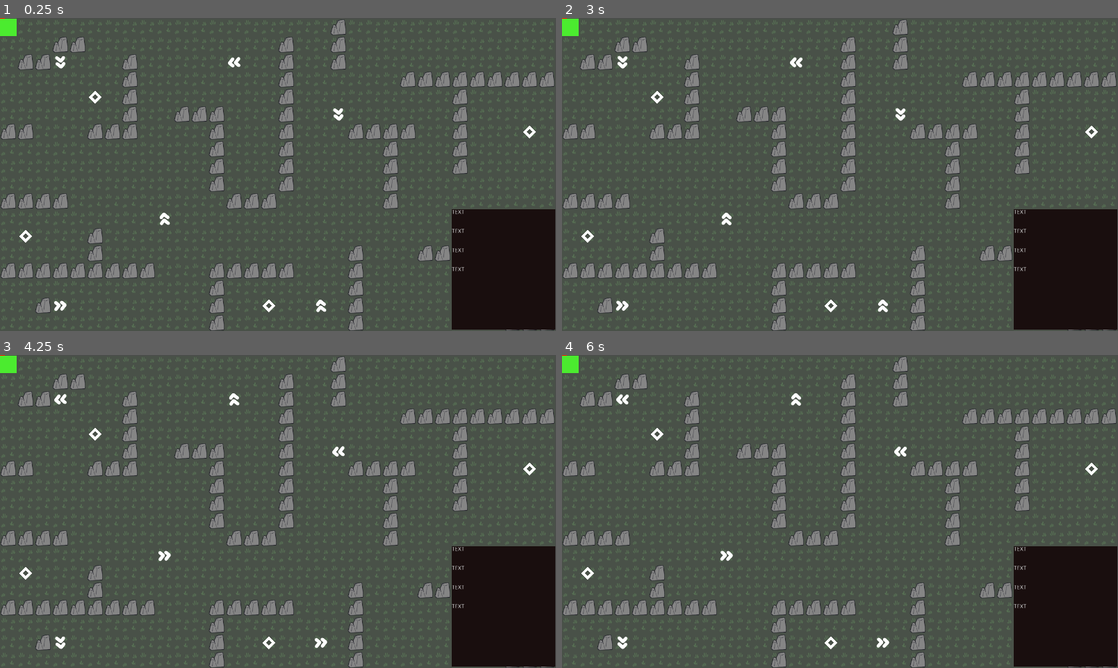
Above: before the commit, frames 1-4 (two rows, left to right).
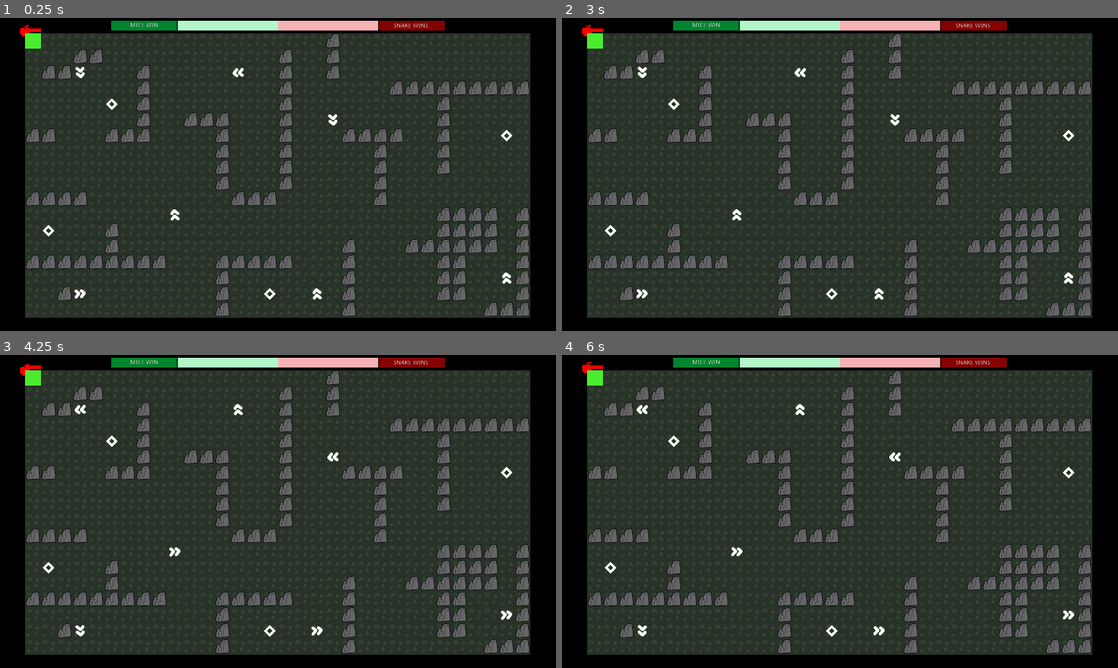
Above: after the commit, the same moments.

Repository: davesilva/ludum-dare-56
Game: Godot game, scene res://game/contexts/gameplay_context/gameplay_context.tscn
The game is run twice, just before and just after one commit, with the same random seed, the same clock (stepped at 60 frames per second) and the same inputs. This scene is started directly instead of the project's main scene.
Inputs (mouse positions are in pixels of both pictures, inside the frame that each line leads up to):
- Up to frame 1 (0.25 s): no input
- Up to frame 2 (3 s): tap Enter (ui_accept) at 0.5, 0.77, 1.25, 1.52, 2, 2.75 s; move the mouse to (962, 158) at 0.52 s; hold D (standard_move_right) 0.53-1.28 s; hold = (test_overlay_add) 0.53-1.28 s; click (962, 158) at 0.67 s; move the mouse to (728, 190) at 1.27 s; hold F (juice_press_test_feedback) 1.28-2.03 s; tap - (test_overlay_dismiss) at 1.35 s; move the mouse to (895, 105) at 2.02 s; hold D (standard_move_right) 2.03-2.78 s; hold Backspace (test_overlay_dismiss_all) 2.03-2.78 s; move the mouse to (812, 237) at 2.77 s; hold W (standard_move_up) from 2.78 s (still down); tap = (test_overlay_add) at 2.85 s; click (812, 237) at 2.92 s
- Up to frame 3 (4.25 s): tap Enter (ui_accept) at 3.02, 3.77 s; move the mouse to (444, 558) at 3.52 s; release W (standard_move_up) at 3.53 s; hold A (standard_move_left) from 3.53 s (still down); hold - (test_overlay_dismiss) from 3.53 s (still down)
- Up to frame 4 (6 s): tap Enter (ui_accept) at 4.25, 4.52, 5 s; move the mouse to (673, 464) at 4.27 s; release - (test_overlay_dismiss) at 4.28 s; tap Backspace (test_overlay_dismiss_all) at 4.35 s; move the mouse to (867, 511) at 5.02 s; release A (standard_move_left) at 5.03 s; hold F (juice_press_test_feedback) 5.03-5.78 s; hold = (test_overlay_add) 5.03-5.78 s; click (867, 511) at 5.17 s; move the mouse to (756, 433) at 5.77 s; hold D (standard_move_right) from 5.78 s (still down); tap - (test_overlay_dismiss) at 5.85 s

The runs differ from the first frame. In frame 1, 92% of the frame differs, in the area x 0-100%, y 0-100%; in frame 2, 92%; in frame 3, 92%; in frame 4, 92%.

Commit message:
tug of war scoring and meter

Diff:
--- a/game/contexts/gameplay_context/gameplay_context.gd
+++ b/game/contexts/gameplay_context/gameplay_context.gd
@@ -11,6 +11,7 @@
 onready var snake_deaths_label: Label = $CanvasLayer/Control/Control/VBoxContainer/snake_deaths_label
 onready var win_overlay: Control = $CanvasLayer/Control/win_overlay
 onready var lose_overlay: Control = $CanvasLayer/Control/lose_overlay
+onready var meter: ProgressBar = $CanvasLayer/Control/top_control/match_progress
 
 puppetsync var puppet_apple_global_position = Vector2.ZERO
 
@@ -85,10 +86,11 @@
 			player_node.queue_free()
 
 func _on_new_round_state_data(state_data: RoundState.RoundStateData) -> void:
-	player_apples_label.text = "PLAYER APPLES: " + str(state_data.total_player_apples_acquired)
-	player_deaths_label.text = "PLAYER DEATHS: " + str(state_data.total_player_deaths)
-	snake_apples_label.text = "SNAKE APPLES: " + str(state_data.total_snake_apples_acquired)
-	snake_deaths_label.text = "SNAKE DEATHS: " + str(state_data.total_snake_deaths)
+#	player_apples_label.text = "PLAYER APPLES: " + str(state_data.total_player_apples_acquired)
+#	player_deaths_label.text = "PLAYER DEATHS: " + str(state_data.total_player_deaths)
+#	snake_apples_label.text = "SNAKE APPLES: " + str(state_data.total_snake_apples_acquired)
+#	snake_deaths_label.text = "SNAKE DEATHS: " + str(state_data.total_snake_deaths)
+	meter.value = state_data.get_meter_percent()
 
 	match state_data.status:
 		RoundState.RoundStatus.MICE_WIN:
--- a/game/contexts/gameplay_context/gameplay_context.tscn
+++ b/game/contexts/gameplay_context/gameplay_context.tscn
@@ -6,6 +6,13 @@
 [ext_resource path="res://game/items/apple.tscn" type="PackedScene" id=4]
 [ext_resource path="res://game/contexts/gameplay_context/round_state.gd" type="Script" id=5]
 [ext_resource path="res://addons/first_party/assets/fonts/boldstrom_d.otf" type="DynamicFontData" id=6]
+[ext_resource path="res://addons/first_party/assets/basic_2d_assets/polygons/square/square_filled.png" type="Texture" id=7]
+
+[sub_resource type="StyleBoxFlat" id=2]
+bg_color = Color( 0.701961, 0.968627, 0.792157, 1 )
+
+[sub_resource type="StyleBoxFlat" id=3]
+bg_color = Color( 0.968627, 0.701961, 0.713726, 1 )
 
 [sub_resource type="DynamicFont" id=1]
 size = 100
@@ -18,6 +25,12 @@
 [node name="round_state" type="Node" parent="."]
 script = ExtResource( 5 )
 
+[node name="Sprite" type="Sprite" parent="."]
+modulate = Color( 0, 0, 0, 1 )
+position = Vector2( 628, 351 )
+scale = Vector2( -18.3871, 10.5372 )
+texture = ExtResource( 7 )
+
 [node name="GameWorld" parent="." instance=ExtResource( 2 )]
 
 [node name="SNAKE" parent="." instance=ExtResource( 3 )]
@@ -28,14 +41,17 @@
 [node name="camera_2d" type="Camera2D" parent="."]
 position = Vector2( 641, 358 )
 current = true
+zoom = Vector2( 1.1, 1.1 )
 
 [node name="CanvasLayer" type="CanvasLayer" parent="."]
+layer = 2
 
 [node name="Control" type="Control" parent="CanvasLayer"]
 anchor_right = 1.0
 anchor_bottom = 1.0
 
 [node name="ColorRect" type="ColorRect" parent="CanvasLayer/Control"]
+visible = false
 margin_left = 1040.0
 margin_top = 440.0
 margin_right = 1279.0
@@ -43,6 +59,7 @@
 color = Color( 0.101961, 0.0588235, 0.0588235, 1 )
 
 [node name="Control" type="Control" parent="CanvasLayer/Control"]
+visible = false
 margin_left = 1040.0
 margin_top = 440.0
 margin_right = 1279.0
@@ -87,6 +104,65 @@
 custom_colors/font_color = Color( 1, 1, 1, 1 )
 text = "TEXT"
 
+[node name="top_control" type="Control" parent="CanvasLayer/Control"]
+anchor_left = 0.2
+anchor_top = 0.01
+anchor_right = 0.8
+anchor_bottom = 0.04
+
+[node name="left_box" type="ColorRect" parent="CanvasLayer/Control/top_control"]
+anchor_right = 0.2
+anchor_bottom = 1.0
+color = Color( 0.0117647, 0.52549, 0.184314, 1 )
+
+[node name="Label" type="Label" parent="CanvasLayer/Control/top_control/left_box"]
+anchor_right = 1.0
+anchor_bottom = 1.0
+text = "MICE WIN"
+align = 1
+valign = 1
+
+[node name="left_box2" type="ColorRect" parent="CanvasLayer/Control/top_control"]
+anchor_left = 0.195
+anchor_right = 0.2
+anchor_bottom = 1.0
+color = Color( 0.0666667, 0.231373, 0.121569, 1 )
+
+[node name="right_box" type="ColorRect" parent="CanvasLayer/Control/top_control"]
+anchor_left = 0.8
+anchor_right = 1.0
+anchor_bottom = 1.0
+color = Color( 0.52549, 0.0117647, 0.0117647, 1 )
+
+[node name="Label2" type="Label" parent="CanvasLayer/Control/top_control/right_box"]
+anchor_right = 1.0
+anchor_bottom = 1.0
+margin_left = -0.400024
+margin_top = 0.8
+margin_right = -0.400024
+margin_bottom = 0.799999
+text = "SNAKE WINS"
+align = 1
+valign = 1
+
+[node name="right_box2" type="ColorRect" parent="CanvasLayer/Control/top_control"]
+anchor_left = 0.8
+anchor_right = 0.805
+anchor_bottom = 1.0
+margin_left = -0.400024
+margin_right = -0.400024
+color = Color( 0.231373, 0.0666667, 0.0666667, 1 )
+
+[node name="match_progress" type="ProgressBar" parent="CanvasLayer/Control/top_control"]
+anchor_left = 0.2
+anchor_right = 0.8
+anchor_bottom = 1.0
+custom_styles/fg = SubResource( 2 )
+custom_styles/bg = SubResource( 3 )
+max_value = 1.0
+value = 0.5
+percent_visible = false
+
 [node name="win_overlay" type="Control" parent="CanvasLayer/Control"]
 visible = false
 anchor_right = 1.0
--- a/game/contexts/gameplay_context/round_state.gd
+++ b/game/contexts/gameplay_context/round_state.gd
@@ -6,7 +6,12 @@
 const KEY_PLAYER_DEATHS = "round.state.key.player.deaths"
 const KEY_SNAKE_APPLES = "round.state.key.snake.apples"
 const KEY_SNAKE_DEATHS = "round.state.key.snake.deaths"
+const KEY_METER = "round.state.key.meter"
 const KEY_STATUS = "round.state.key.status"
+
+const METER_MIN = 0
+const METER_MAX = 100
+const METER_DEFAULT = 50
 
 enum RoundStatus { IN_PROGRESS, MICE_WIN, SNAKE_WIN }
 
@@ -15,7 +20,12 @@
 	var total_player_deaths = 0
 	var total_snake_apples_acquired = 0
 	var total_snake_deaths = 0
+	var meter = METER_DEFAULT # 0 == snake wins, 100 means mice win
 	var status: int = RoundStatus.IN_PROGRESS
+
+	func get_meter_percent() -> float:
+		return float(meter) / float(METER_MAX)
+
 
 var data = RoundStateData.new()
 
@@ -25,6 +35,7 @@
 		KEY_PLAYER_DEATHS: p_data.total_player_deaths,
 		KEY_SNAKE_APPLES: p_data.total_snake_apples_acquired,
 		KEY_SNAKE_DEATHS: p_data.total_snake_deaths,
+		KEY_METER: p_data.meter,
 		KEY_STATUS: p_data.status
 	}
 
@@ -35,6 +46,7 @@
 	new_data.total_player_deaths = dict[KEY_PLAYER_DEATHS]
 	new_data.total_snake_apples_acquired = dict[KEY_SNAKE_APPLES]
 	new_data.total_snake_deaths = dict[KEY_SNAKE_DEATHS]
+	new_data.meter = dict[KEY_METER]
 
 	var status_value = dict[KEY_STATUS]
 	match status_value:
@@ -60,6 +72,7 @@
 		return
 
 	data.total_snake_apples_acquired += 1
+	data.meter -= 5
 	broadcast_latest()
 
 
@@ -68,6 +81,7 @@
 		return
 
 	data.total_snake_deaths += 1
+	data.meter += 10
 	broadcast_latest()
 
 
@@ -76,6 +90,7 @@
 		return
 
 	data.total_player_apples_acquired += 1
+	data.meter += 10
 	broadcast_latest()
 
 
@@ -84,21 +99,34 @@
 		return
 
 	data.total_player_deaths += 1
+	data.meter -= 20
 	broadcast_latest()
 
 
 func broadcast_latest():
-	if data.status == RoundStatus.IN_PROGRESS:
-		if data.total_player_apples_acquired >= 3:
-			data.status = RoundStatus.MICE_WIN
-		elif data.total_snake_apples_acquired >= 10:
-			data.status = RoundStatus.SNAKE_WIN
+	_update_status()
 
 	if is_network_master():
 		var dictionary = create_dictionary_from_data(data)
 		rpc("_broadcast_latest", dictionary)
 
 
+func _update_status():
+#	if data.status == RoundStatus.IN_PROGRESS:
+#		if data.total_player_apples_acquired >= 3:
+#			data.status = RoundStatus.MICE_WIN
+#		elif data.total_snake_apples_acquired >= 10:
+#			data.status = RoundStatus.SNAKE_WIN
+	data.meter = clamp(data.meter, METER_MIN, METER_MAX)
+
+	if data.meter <= 0:
+		data.status = RoundStatus.SNAKE_WIN
+	elif data.meter >= 100:
+		data.status = RoundStatus.MICE_WIN
+
+
+
+
 puppetsync func _broadcast_latest(p_data_dictionary: Dictionary) -> void:
 	var new_data = create_data_from_dictionary(p_data_dictionary)
 	data = new_data
Not shown: 1 places in game/contexts/gameplay_context/gameplay_context.tscn that only renumber resources
